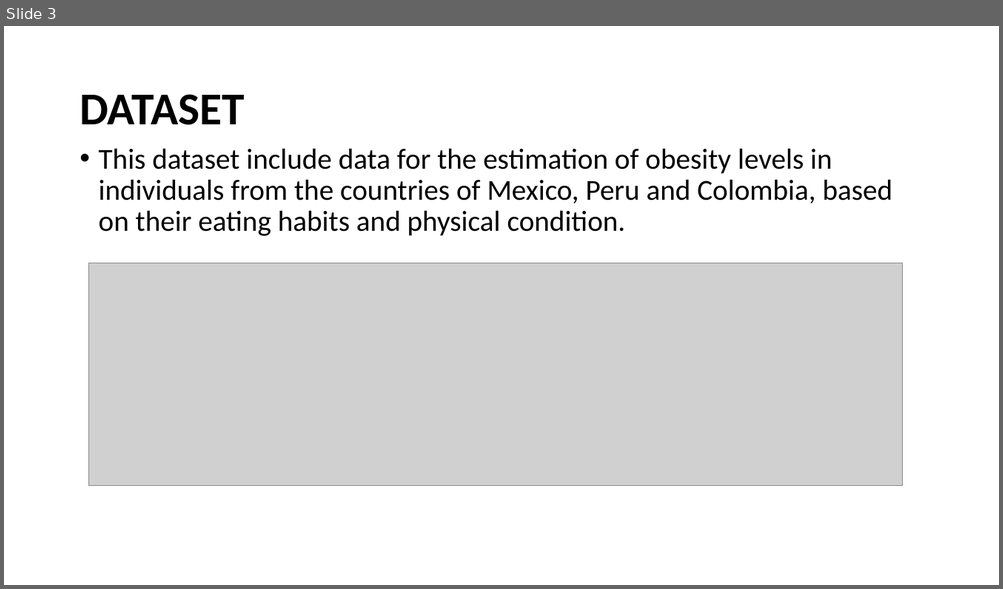
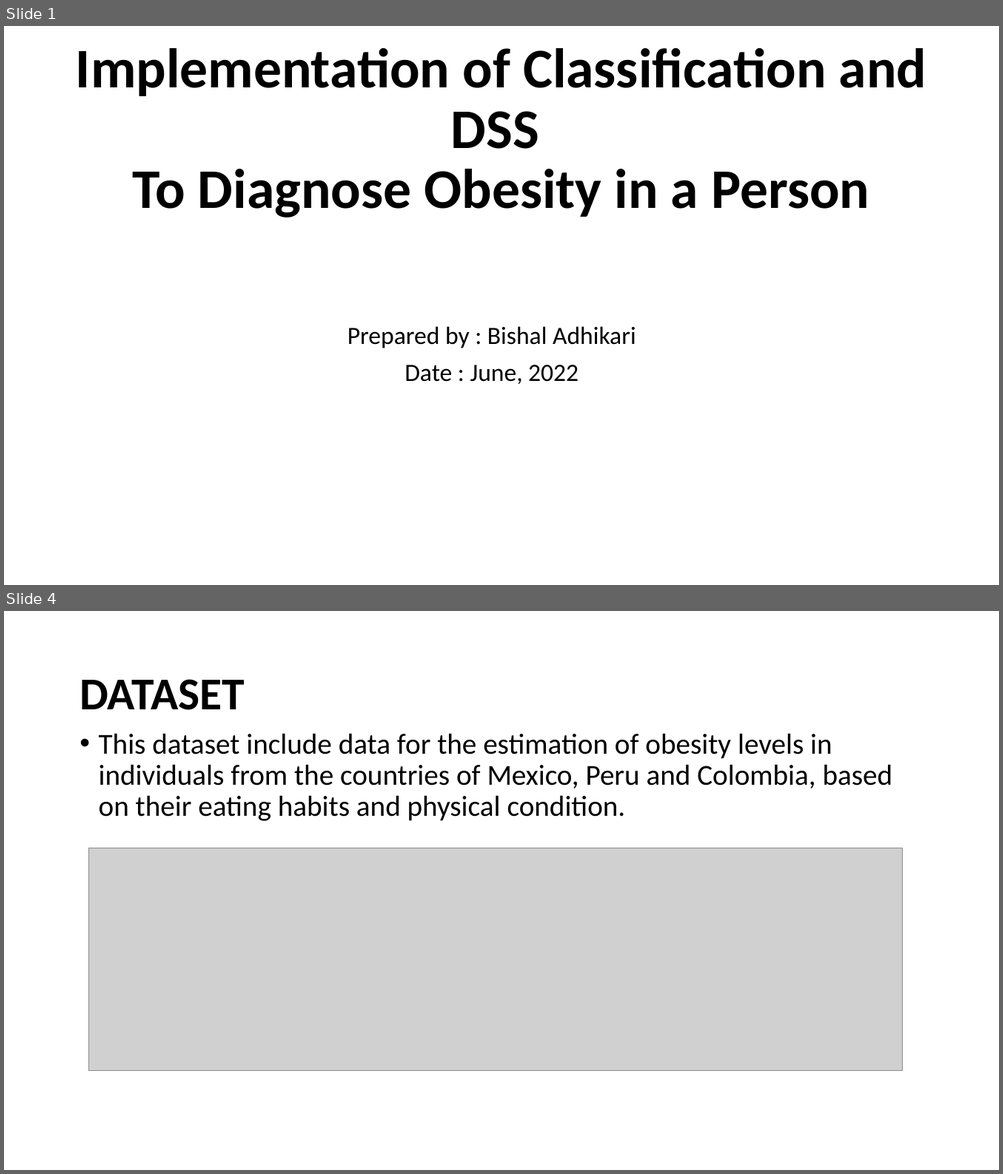
Before and after one commit to WinnerBishal/Decision-Trees-Implementation, a slide deck: Implementation of Classification and DSS.pptx. Shown one above the other, each under a label of ours: slide 3 before the commit, slides 1 and 4 after it; the slides between them are not shown. The pictures are 1003x589 and 1003x1174 pixels, drawn with LibreOffice and Linux fonts; fonts in the diff are those of the drawing; grey boxes stand for pictures. Boxes give left, top, right and bottom in pixels: in the first picture for what was removed or moved away, otherwise in the second. Text is boxed around its words. In the diff, an @@ line names an element or a change of style, - is before the commit and + after.

```diff
--- a/Implementation of Classification and DSS.pptx
+++ b/Implementation of Classification and DSS.pptx
@@ slide 1 added at (4,26,999,585), background #FFFFFF @@
@@ title added at (76,48,926,218), 54 pt, text #000000, bold @@
+Implementation of Classification and DSS
+To Diagnose Obesity in a Person
@@ subtitle added at (347,326,636,384), 24 pt, text #000000 @@
+Prepared by : Bishal Adhikari
+Date : June, 2022
@@ what was slide 3 is now slide 4 @@
```
Also in this commit, not shown: 4 slides changed, 1 other file.
